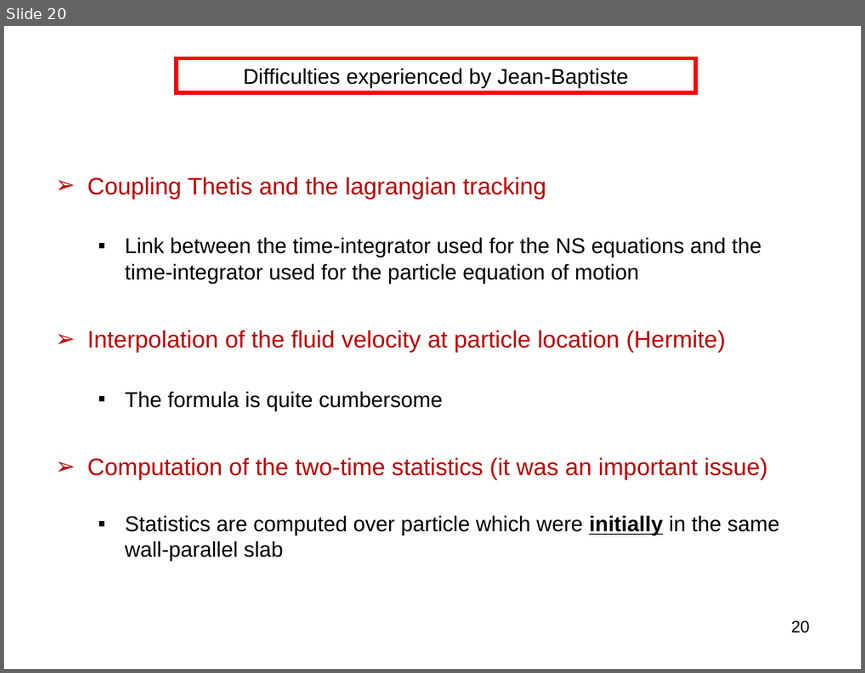
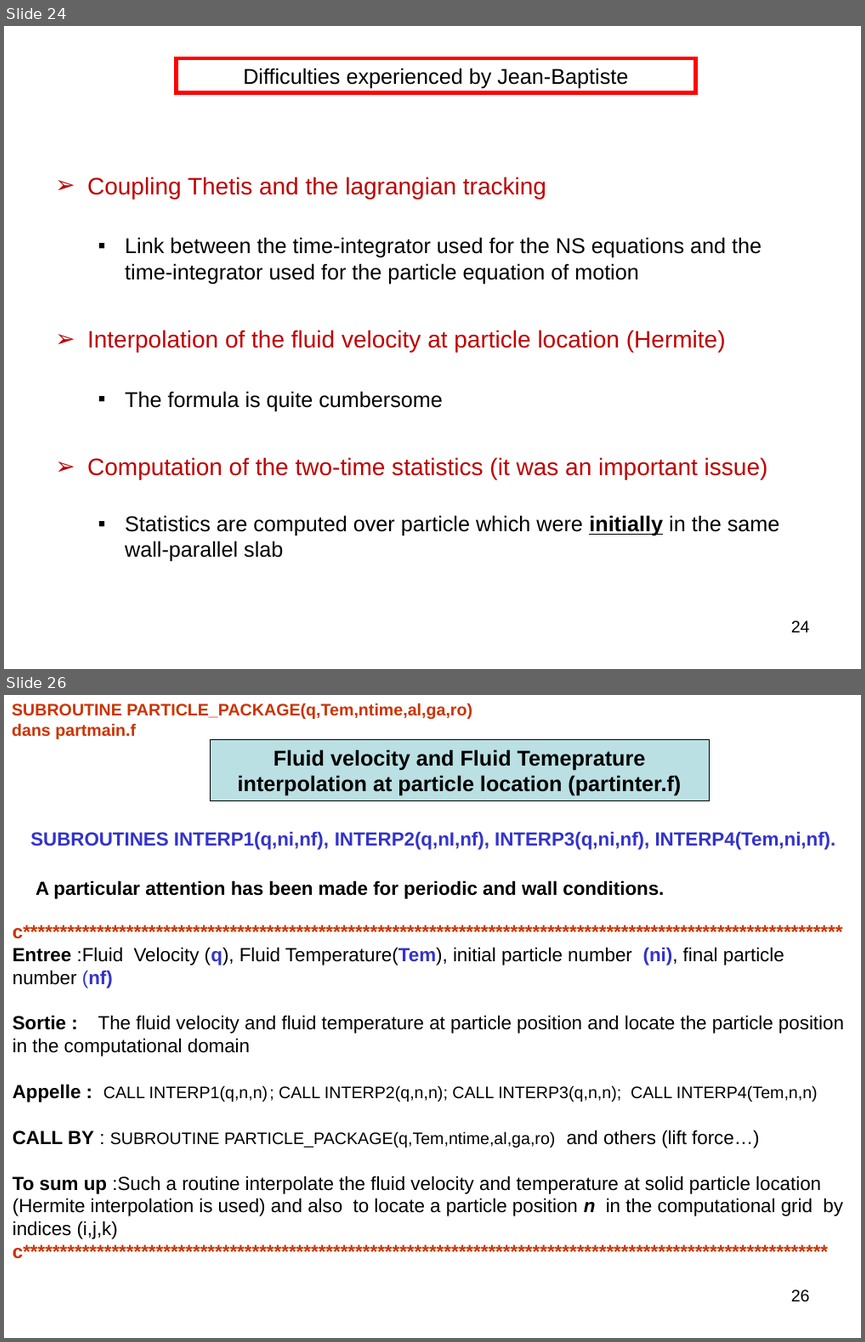
Before and after one commit to markus-abel/parpar, a slide deck: Suivi_lagrangien.ppt. Shown one above the other, each under a label of ours: slide 20 before the commit, slides 24 and 26 after it; the slides between them are not shown. The pictures are 865x673 and 865x1342 pixels, drawn with LibreOffice and Linux fonts; fonts in the diff are those of the drawing. Boxes give left, top, right and bottom in pixels: in the first picture for what was removed or moved away, otherwise in the second. Text is boxed around its words. In the diff, an @@ line names an element or a change of style, - is before the commit and + after.

```diff
--- a/Suivi_lagrangien.ppt
+++ b/Suivi_lagrangien.ppt
@@ slide 26 added at <box>4,695,861,1338</box>, background #FFFFFF @@
@@ text added at <box>12,703,472,739</box>, 14 pt, text #CC3300, bold @@
+SUBROUTINE PARTICLE_PACKAGE(q,Tem,ntime,al,ga,ro)
+dans partmain.f
@@ rectangle added at <box>210,739,710,800</box>, fill #BBE0E3, outline #000000 0.74 pt, 18 pt, text #000000, bold @@
+Fluid velocity and Fluid Temeprature interpolation at particle location (partinter.f)
@@ text added at <box>30,831,836,850</box>, 16 pt, text #3333CC, bold @@
+SUBROUTINES INTERP1(q,ni,nf), INTERP2(q,nI,nf), INTERP3(q,ni,nf), INTERP4(Tem,ni,nf).
@@ text added at <box>35,880,664,899</box>, 16 pt, text #000000, bold @@
+A particular attention has been made for periodic and wall conditions.
@@ text added at <box>12,925,844,1259</box>, 16 pt, text #000000 @@
+c***************************************************************************************************************
+Entree :Fluid Velocity (q), Fluid Temperature(Tem), initial particle number (ni), final particle number (nf)
+Sortie : The fluid velocity and fluid temperature at particle position and locate the particle position in the computational domain
+Appelle : CALL INTERP1(q,n,n) ; CALL INTERP2(q,n,n); CALL INTERP3(q,n,n); CALL INTERP4(Tem,n,n)
+CALL BY : SUBROUTINE PARTICLE_PACKAGE(q,Tem,ntime,al,ga,ro) and others (lift force…)
+To sum up :Such a routine interpolate the fluid velocity and temperature at solid particle location (Hermite interpolation is used) and also to locate a particle position n in the computational grid by indices (i,j,k) c*************************************************************************************************************
@@ page number added at <box>791,1289,810,1302</box>, 14 pt, text #000000 @@
+26
@@ what was slide 20 is now slide 24 @@
@@ page number at <box>791,620,810,632</box>: text changed @@
-20
+24
```
Also in this commit, not shown: 7 slides changed, 8 other slides added.
